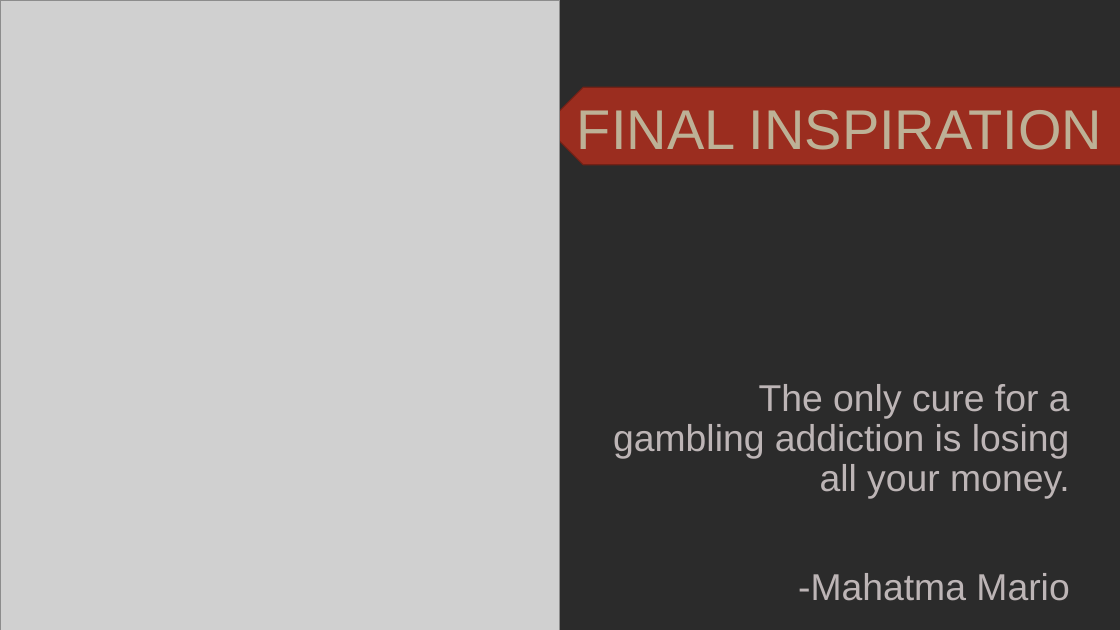
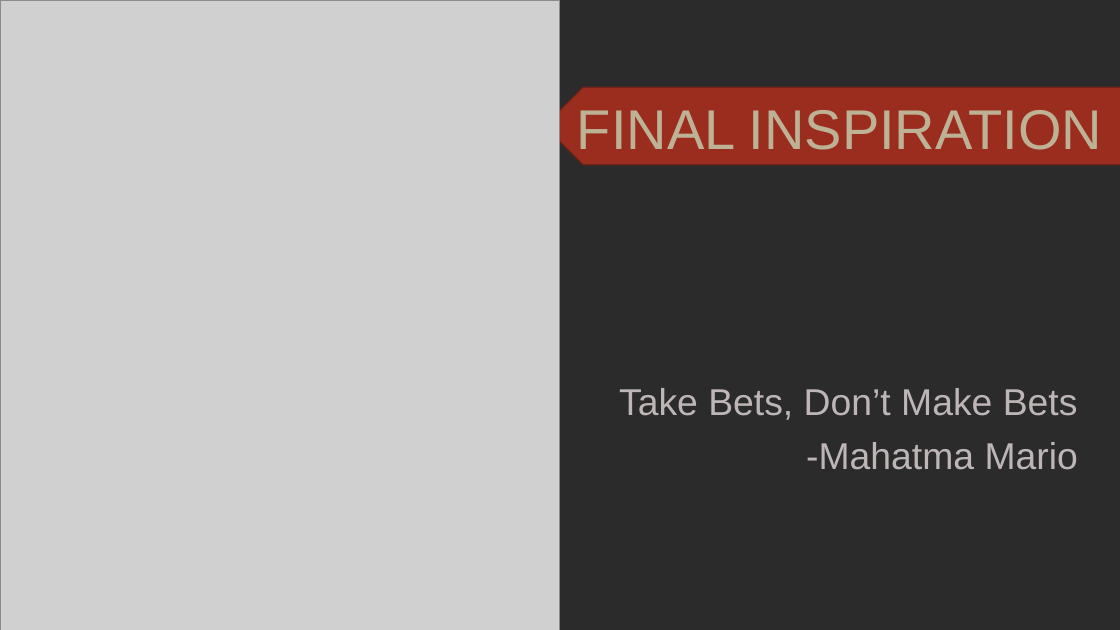
Before and after one commit to SuperMarioGiacomazzo/STOR538_WEBSITE, a slide deck: slide 19 of Slides/Gambling 1/Gambling_1_Lecture.pptx (slide 22 before the commit). Drawn at 1120x630 pixels with LibreOffice and Linux fonts; fonts in the diff are those of the drawing; grey boxes stand for pictures; background and template pictures are left out; a plain dark background stands for a picture behind light text. Boxes give left, top, right and bottom in pixels: in the first picture for what was removed or moved away, otherwise in the second. Text is boxed around its words. In the diff, an @@ line names an element or a change of style, - is before the commit and + after.

```diff
--- a/Slides/Gambling 1/Gambling_1_Lecture.pptx
+++ b/Slides/Gambling 1/Gambling_1_Lecture.pptx
@@ text at bbox=[619, 388, 1078, 420]: text changed @@
-The only cure for a gambling addiction is losing all your money.
+Take Bets, Don’t Make Bets
```
Also in this commit, not shown: 6 other slides changed, 1 slide added, 4 slides removed, 3 other files.
